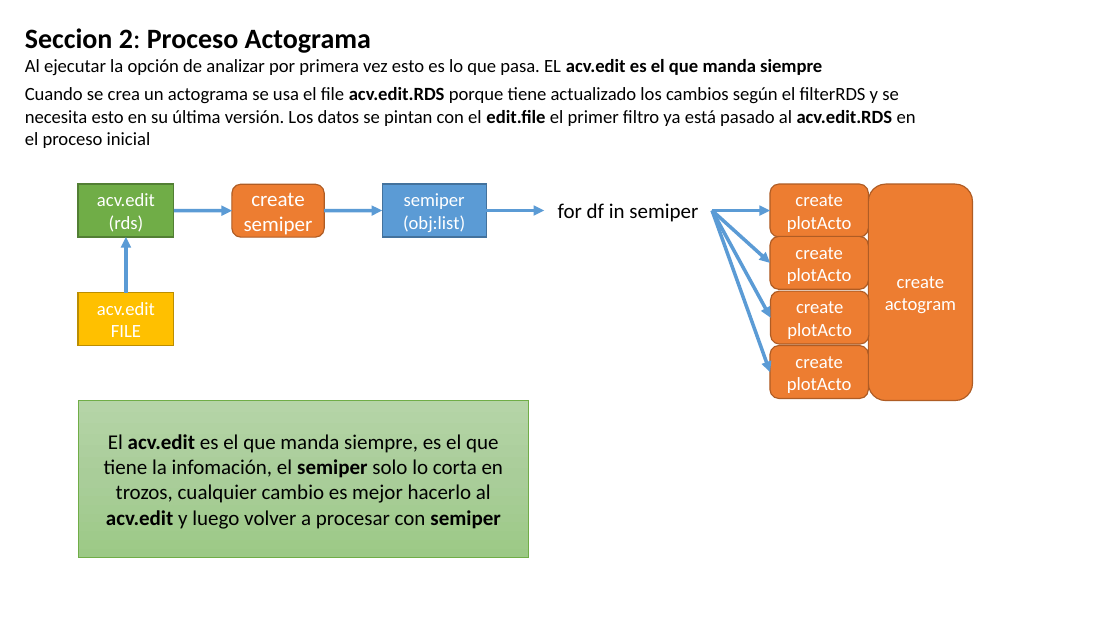
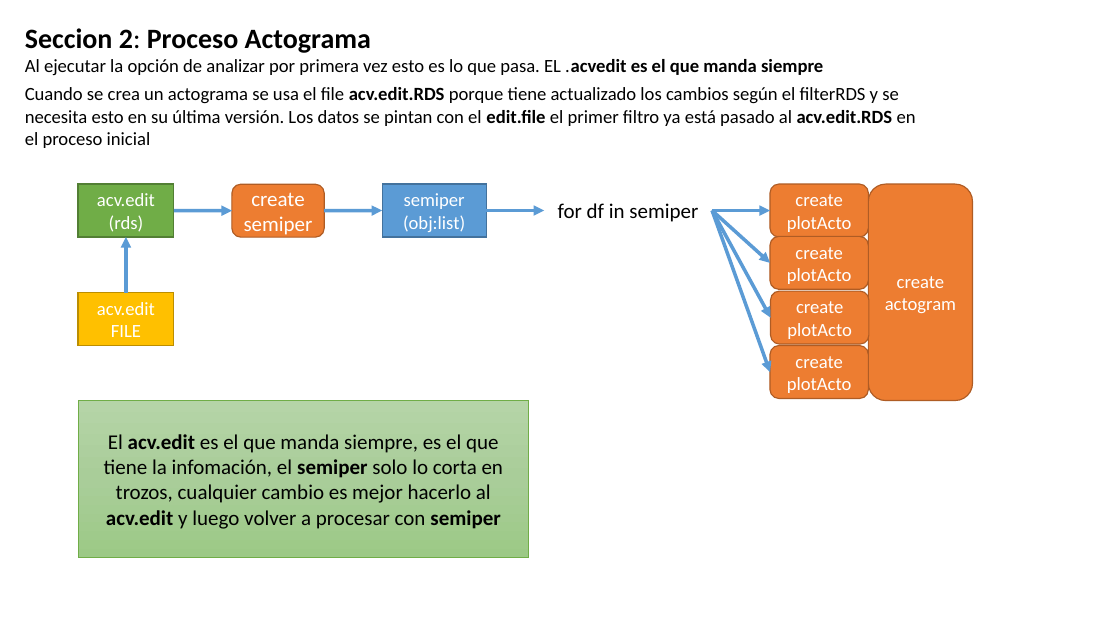
Before and after one commit to olitroski/Actigrafia, a slide deck: slide 5 of flujo edicion.pptx (slide 8 before the commit). Drawn at 1120x630 pixels with LibreOffice and Linux fonts; fonts in the diff are those of the drawing. Boxes give left, top, right and bottom in pixels: in the first picture for what was removed or moved away, otherwise in the second. Text is boxed around its words. In the diff, an @@ line names an element or a change of style, - is before the commit and + after.

```diff
--- a/flujo edicion.pptx
+++ b/flujo edicion.pptx
@@ text at (25,59,823,75): text changed @@
-Al ejecutar la opción de analizar por primera vez esto es lo que pasa. EL acv.edit es el que manda siempre
+Al ejecutar la opción de analizar por primera vez esto es lo que pasa. EL .acvedit es el que manda siempre
```
Also in this commit, not shown: 3 other slides changed, 3 slides removed, 18 other files.
